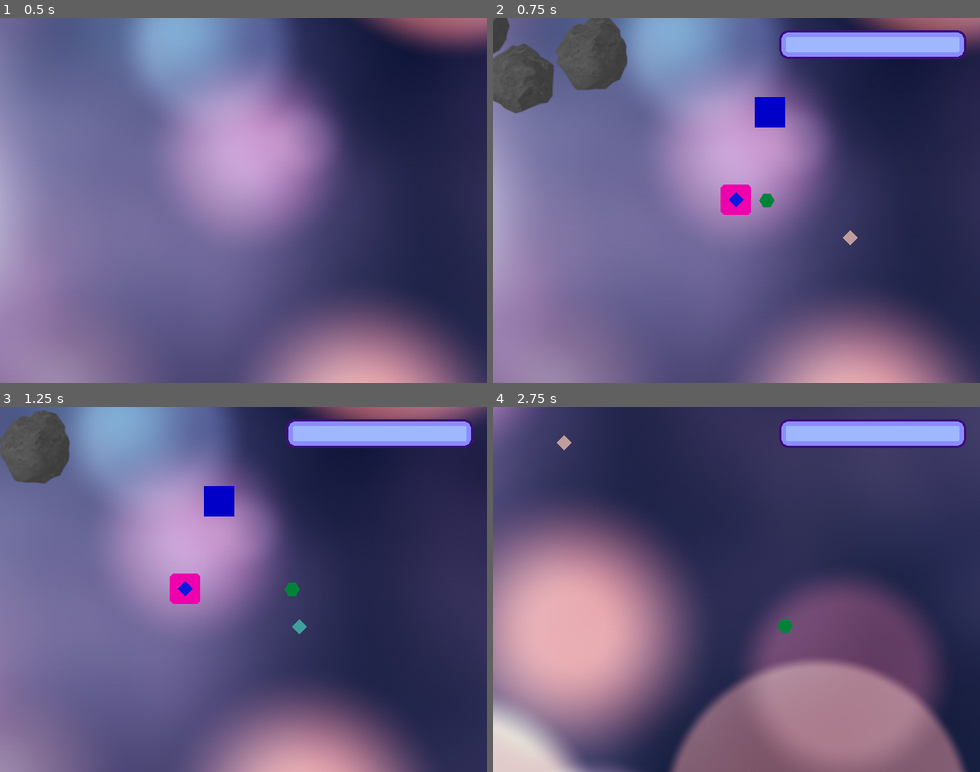
Above: before the commit, frames 1-4 (two rows, left to right).
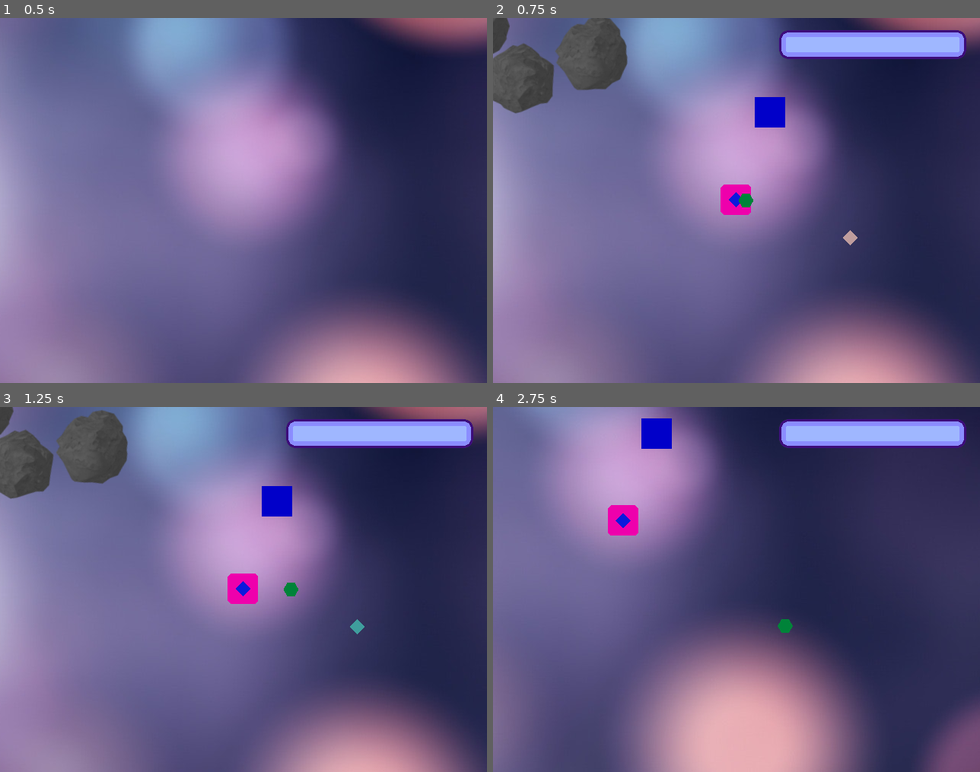
Above: after the commit, the same moments.

Repository: rikkiprince/ggj19-yyc-home
Game: Godot game, scene res://MainScene.tscn
The game is run twice, just before and just after one commit, with the same random seed, the same clock (stepped at 60 frames per second) and the same inputs.
Inputs:
- Up to frame 1 (0.5 s): no input
- Up to frame 2 (0.75 s): tap Enter (ui_accept) at 0.5 s; hold D from 0.53 s (still down)
- Up to frame 3 (1.25 s): keep holding D; tap Enter (ui_accept) at 0.77 s
- Up to frame 4 (2.75 s): release D at 1.28 s; hold S 1.28-2.03 s; tap Enter (ui_accept) at 1.52 s; hold D from 2.03 s (still down)

Frame 1 is identical in both runs. In frame 2, 0.2% of the frame differs, in the area x 50-58%, y 48-52%; in frame 3, 45%; in frame 4, 65%, in the area x 0-100%, y 0-100%.

Commit message:
Minor tweak to the keyboard controls to make movement more chill.

Diff:
--- a/godot-project/Player/KinematicBody2D.gd
+++ b/godot-project/Player/KinematicBody2D.gd
@@ -65,15 +65,17 @@
 			joypad_vec = newjoypad_vec
 
 
+		var vec_delta = 0.05
+		var vec_max = 0.5
 		# Keyboard controls
 		if (Input.is_key_pressed(KEY_A)):
-			joypad_vec.x = -1
+			joypad_vec.x = max(joypad_vec.x - vec_delta, -vec_max)
 		if (Input.is_key_pressed(KEY_D)):
-			joypad_vec.x = 1
+			joypad_vec.x = min(joypad_vec.x + vec_delta, vec_max)
 		if (Input.is_key_pressed(KEY_W)):
-			joypad_vec.y = -1
+			joypad_vec.y = max(joypad_vec.y - vec_delta, -vec_max)
 		if (Input.is_key_pressed(KEY_S)):
-			joypad_vec.y = 1
+			joypad_vec.y = min(joypad_vec.y + vec_delta, vec_max)
 
 		if newjoypad_vec.length() > JOYPAD_DEADZONE:
 			joypad_vec = newjoypad_vec
